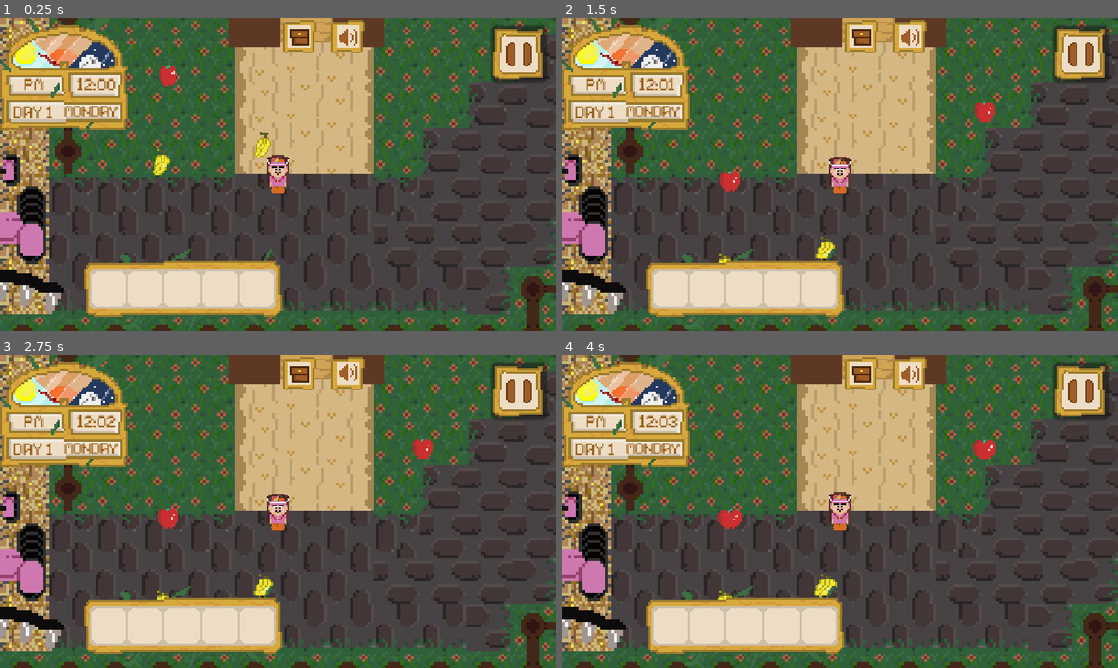
Above: before the commit, frames 1-4 (two rows, left to right).
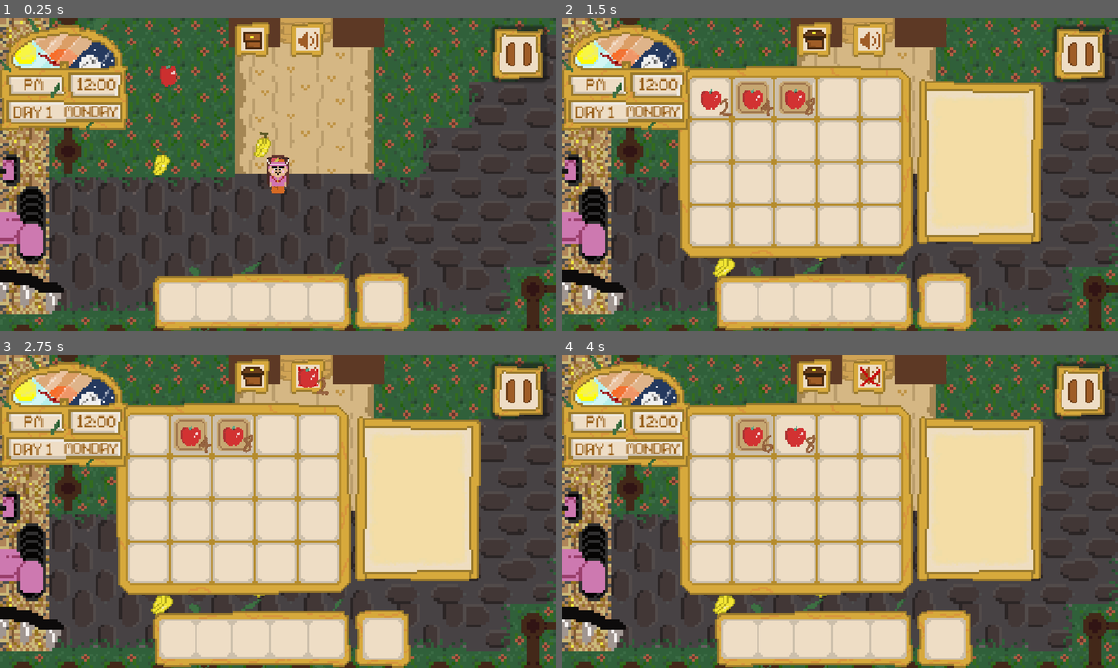
Above: after the commit, the same moments.

Repository: savageAryan/MOCONDO-FRUIT-BASH
Game: Godot game, scene res://scenes/world.tscn
Two runs of this game, one before a commit and one after it. Both use one fixed random seed, a clock stepped at 60 frames per second and the inputs below.
Inputs (mouse positions are in pixels of both pictures, inside the frame that each line leads up to; where the layout moved, square brackets give the same spot in the first picture):
- Up to frame 1 (0.25 s): no input
- Up to frame 2 (1.5 s): click (812, 39) [862, 36] at 0.5 s; click (712, 96) at 1.27 s
- Up to frame 3 (2.75 s): click (305, 376) [350, 373] at 2 s
- Up to frame 4 (4 s): click (751, 433) at 2.77 s; click (795, 433) at 3.52 s

The runs differ from the first frame. In frame 1, 12% of the frame differs, in the area x 15-74%, y 0-100%; in frame 2, 48%; in frame 3, 48%, in the area x 15-87%, y 0-100%; in frame 4, 48%.

Commit message:
removed textur buttons fron ui and added them to inventory to open inventory, syncing button with 'i' input

Diff:
--- a/scenes/invenrory.tscn
+++ b/scenes/invenrory.tscn
@@ -4,6 +4,13 @@
 [ext_resource type="Texture2D" uid="uid://dtg4oj80aaggd" path="res://assets/inventory.png" id="1_px0oa"]
 [ext_resource type="Texture2D" uid="uid://c12brtokrm2bg" path="res://assets/fruitholder ui.png" id="3_27hiw"]
 [ext_resource type="PackedScene" uid="uid://dh8dvwsrbygtf" path="res://scenes/slot.tscn" id="3_ovfi1"]
+[ext_resource type="Texture2D" uid="uid://biveh5j4s23iu" path="res://assets/weaponslot.png" id="5_27hiw"]
+[ext_resource type="Texture2D" uid="uid://6rftbj4lnd44" path="res://assets/inventoryicon.png" id="6_icpxe"]
+[ext_resource type="Texture2D" uid="uid://c0ld0d4cga244" path="res://assets/inventoryicon3.png" id="7_1c2ov"]
+[ext_resource type="Texture2D" uid="uid://b2dybayxmm31y" path="res://assets/inventoryicon2.png" id="8_8v348"]
+[ext_resource type="Texture2D" uid="uid://dsvaur8vktfu2" path="res://assets/audioicon1.png" id="9_a5boj"]
+[ext_resource type="Texture2D" uid="uid://buoxojah1bm5i" path="res://assets/audioicon3.png" id="10_f33l1"]
+[ext_resource type="Texture2D" uid="uid://bvyvnnkkmeb4f" path="res://assets/audioicon2.png" id="11_muxr0"]
 
 [sub_resource type="Animation" id="Animation_oyyiu"]
 length = 0.001
@@ -41,9 +48,9 @@
 anchor_top = 0.5
 anchor_right = 0.5
 anchor_bottom = 0.5
-offset_left = -482.0
+offset_left = -379.0
 offset_top = -253.0
-offset_right = 345.6786
+offset_right = 448.6786
 offset_bottom = 197.0
 grow_horizontal = 2
 grow_vertical = 2
@@ -124,9 +131,46 @@
 
 [node name="hotbar" type="TextureRect" parent="." unique_id=1259292278]
 layout_mode = 0
-offset_left = 174.0
-offset_top = 479.0
-offset_right = 273.0
-offset_bottom = 520.0
+offset_left = 317.0
+offset_top = 505.0
+offset_right = 416.0
+offset_bottom = 546.0
 scale = Vector2(4.14, 4.14)
 texture = ExtResource("3_27hiw")
+
+[node name="Weaponslot" type="TextureRect" parent="." unique_id=2008697431]
+layout_mode = 0
+offset_left = 722.0
+offset_top = 519.0
+offset_right = 754.0
+offset_bottom = 551.0
+scale = Vector2(4.3, 4.3)
+texture = ExtResource("5_27hiw")
+
+[node name="TextureButton" type="TextureButton" parent="." unique_id=1268008828]
+process_mode = 3
+layout_mode = 0
+offset_left = 483.0
+offset_top = 5.0
+offset_right = 563.0
+offset_bottom = 85.0
+toggle_mode = true
+texture_normal = ExtResource("6_icpxe")
+texture_pressed = ExtResource("7_1c2ov")
+texture_hover = ExtResource("8_8v348")
+stretch_mode = 0
+
+[node name="TextureButton2" type="TextureButton" parent="." unique_id=1270480371]
+process_mode = 3
+layout_mode = 0
+offset_left = 598.0
+offset_top = 5.0
+offset_right = 678.0
+offset_bottom = 85.0
+toggle_mode = true
+texture_normal = ExtResource("9_a5boj")
+texture_pressed = ExtResource("10_f33l1")
+texture_hover = ExtResource("11_muxr0")
+stretch_mode = 0
+
+[connection signal="toggled" from="TextureButton" to="." method="_on_texture_button_toggled"]
--- a/scenes/itemstack.tscn
+++ b/scenes/itemstack.tscn
@@ -5,6 +5,7 @@
 
 [node name="Panel" type="Panel" unique_id=1487991473]
 process_mode = 3
+mouse_filter = 2
 script = ExtResource("1_iju4x")
 
 [node name="items" type="Sprite2D" parent="." unique_id=300330777]
--- a/scenes/ui.tscn
+++ b/scenes/ui.tscn
@@ -7,6 +7,8 @@
 [ext_resource type="Texture2D" uid="uid://gpkpbg755wjp" path="res://assets/pause button1.png" id="8_cgfq5"]
 [ext_resource type="PackedScene" uid="uid://ctkav8msxb7p2" path="res://scenes/pausemenu.tscn" id="9_cgfq5"]
 [ext_resource type="Texture2D" uid="uid://bskppeou8fsm0" path="res://assets/pause button3.png" id="9_vdcm2"]
+[ext_resource type="Texture2D" uid="uid://c0ld0d4cga244" path="res://assets/inventoryicon3.png" id="9_vsj0x"]
+[ext_resource type="Texture2D" uid="uid://b2dybayxmm31y" path="res://assets/inventoryicon2.png" id="10_qsv74"]
 [ext_resource type="Texture2D" uid="uid://6rftbj4lnd44" path="res://assets/inventoryicon.png" id="10_vsj0x"]
 [ext_resource type="Texture2D" uid="uid://dsvaur8vktfu2" path="res://assets/audioicon1.png" id="11_qsv74"]
 [ext_resource type="Texture2D" uid="uid://buoxojah1bm5i" path="res://assets/audioicon3.png" id="12_h1mc3"]
@@ -196,20 +198,25 @@
 libraries/ = SubResource("AnimationLibrary_7dvkv")
 
 [node name="TextureButton" type="TextureButton" parent="." unique_id=1195730937]
+visible = false
 layout_mode = 1
 offset_left = 151.49156
 offset_right = 171.49156
 offset_bottom = 20.0
+toggle_mode = true
 texture_normal = ExtResource("10_vsj0x")
+texture_pressed = ExtResource("9_vsj0x")
+texture_hover = ExtResource("10_qsv74")
 
 [node name="TextureButton2" type="TextureButton" parent="." unique_id=612549394]
+visible = false
 layout_mode = 1
 offset_left = 177.1725
 offset_right = 197.1725
 offset_bottom = 20.0
+toggle_mode = true
 texture_normal = ExtResource("11_qsv74")
 texture_pressed = ExtResource("12_h1mc3")
 texture_hover = ExtResource("13_cof4p")
 
 [connection signal="pressed" from="pausebutton" to="." method="_on_pausebutton_pressed"]
-[connection signal="pressed" from="TextureButton" to="." method="_on_texture_button_pressed"]
--- a/scripts/canvas_layer.gd
+++ b/scripts/canvas_layer.gd
@@ -4,6 +4,7 @@
 
 func _input(event: InputEvent) -> void:
 	if Input.is_action_just_pressed("Inventory"):
+		texture_button.button_pressed = !texture_button.button_pressed
 		if invenrory.isopen:
 			ui.visible = true
 			invenrory.close()
@@ -12,18 +13,12 @@
 			ui.visible = false
 
 
+
+@onready var texture_button = $invenrory/TextureButton
+
 func _on_invenrory_closed() -> void:
 	get_tree().paused = false
 
 
 func _on_invenrory_opened() -> void:
 	get_tree().paused = true
-
-# Called when the node enters the scene tree for the first time.
-func _ready() -> void:
-	pass # Replace with function body.
-
-
-# Called every frame. 'delta' is the elapsed time since the previous frame.
-func _process(delta: float) -> void:
-	pass
--- a/scripts/invenrory.gd
+++ b/scripts/invenrory.gd
@@ -2,6 +2,7 @@
 var isopen: bool = false
 signal opened
 signal closed
+
 @onready var texture_rect: TextureRect = $TextureRect
 @onready var hotbar: TextureRect = $hotbar
 @onready var inventory: Inventory = preload("res://inventory/player_inventory.tres")
@@ -71,6 +72,7 @@
 
 	if  !itemInHand:
 		takeItemFromSlot(slot)
+
 		return
 	if slot.itemStackGui.inventorySlot.item.name == itemInHand.inventorySlot.item.name:
 		stackItems(slot)
@@ -104,3 +106,17 @@
 		itemInHand.inventorySlot.amount = totalAmount - maxAmount
 	slotItem.update()
 	if itemInHand: itemInHand.update()
+
+
+
+
+@onready var texture_button: TextureButton = $TextureButton
+signal button
+
+
+func _on_texture_button_toggled(toggled_on: bool) -> void:
+
+	if toggled_on:
+		open()
+	else:
+		close()
Binary file added: assets/inventoryicon1.png
Not shown, added: assets/inventoryicon1.png.import
Binary file added: assets/inventoryicon2.png
Not shown, added: assets/inventoryicon2.png.import
Binary file added: assets/inventoryicon3.png
Not shown, added: assets/inventoryicon3.png.import
Binary file added: assets/weaponslot.png
Not shown, added: assets/weaponslot.png.import
